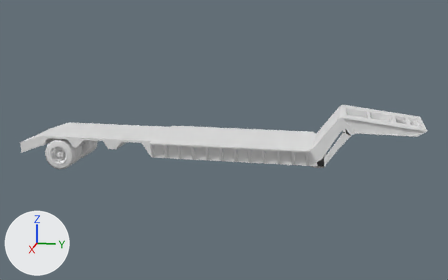
What one commit did to the FBX model Contents/mods/HEMTT Series/media/models_X/Vehicles/Trailer_M870A1Fixed.fbx.
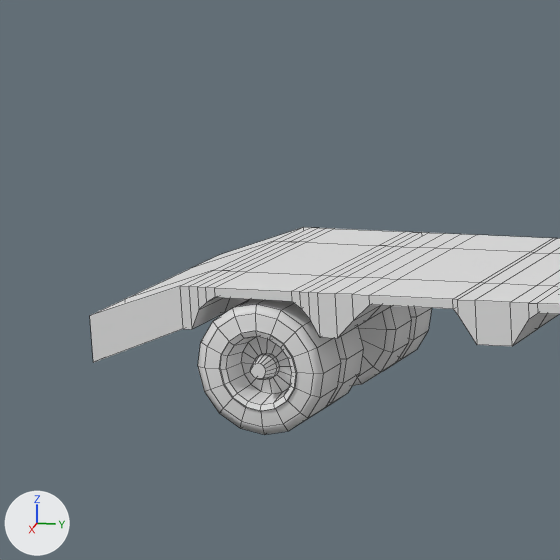
Each version appears first whole from a 50 mm lens placed at (6.12, 1.62, 1.84), pointed at (-0.02, 0.39, 0.31), and next in a close-up on the part from 0% to 28% of the width and 25% to 71% of the height. Every picture has the same lights, and +X, +Y and +Z are marked at lower left. The close-ups show mesh edges as thin lines. Where no turn or scale is listed for an object, it has been applied to the vertices.

Names of what the first close-up shows: 'Trailer.004'.
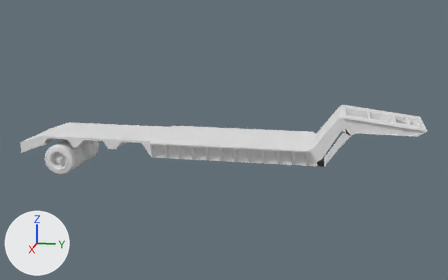
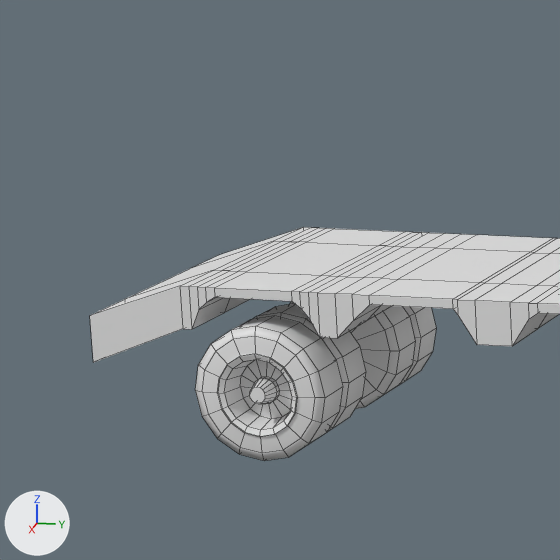
Changed parts and their boxes (x1, y1, x2, y2) in the close-ups (560 x 560 px; the box of a moved part takes in the faces that stretch with it):
'Trailer.004', reshaped
    before: (90, 227, 560, 435)
    after: (90, 227, 560, 461)
part 1 of me_cylinder_011, moved or reshaped
    before: (353, 306, 432, 386)
    after: (290, 301, 436, 409)
part 2 of me_cylinder_011, moved or reshaped
    before: (198, 299, 364, 435)
    after: (195, 303, 366, 461)

The change in detail:
me_cylinder_011 has 1276 vertices, 1256 faces and spans x -0.19..0.62, y -0.42..3.65, z -0.1..0.58.
me_cylinder_011 is used by ob_trailer_004; location (-0.219, -1.288, 0.087).
me_cylinder_011 part 1: the loose piece of 273 vertices spanning x -0.12..0.13, y -0.16..0.16, z -0.1..0.22 is moved by (-0.01, 0.0, -0.06).
me_cylinder_011 part 2: the loose piece of 273 vertices spanning x 0.31..0.56, y -0.16..0.16, z -0.1..0.22 is moved by (0.01, 0.0, -0.06).
